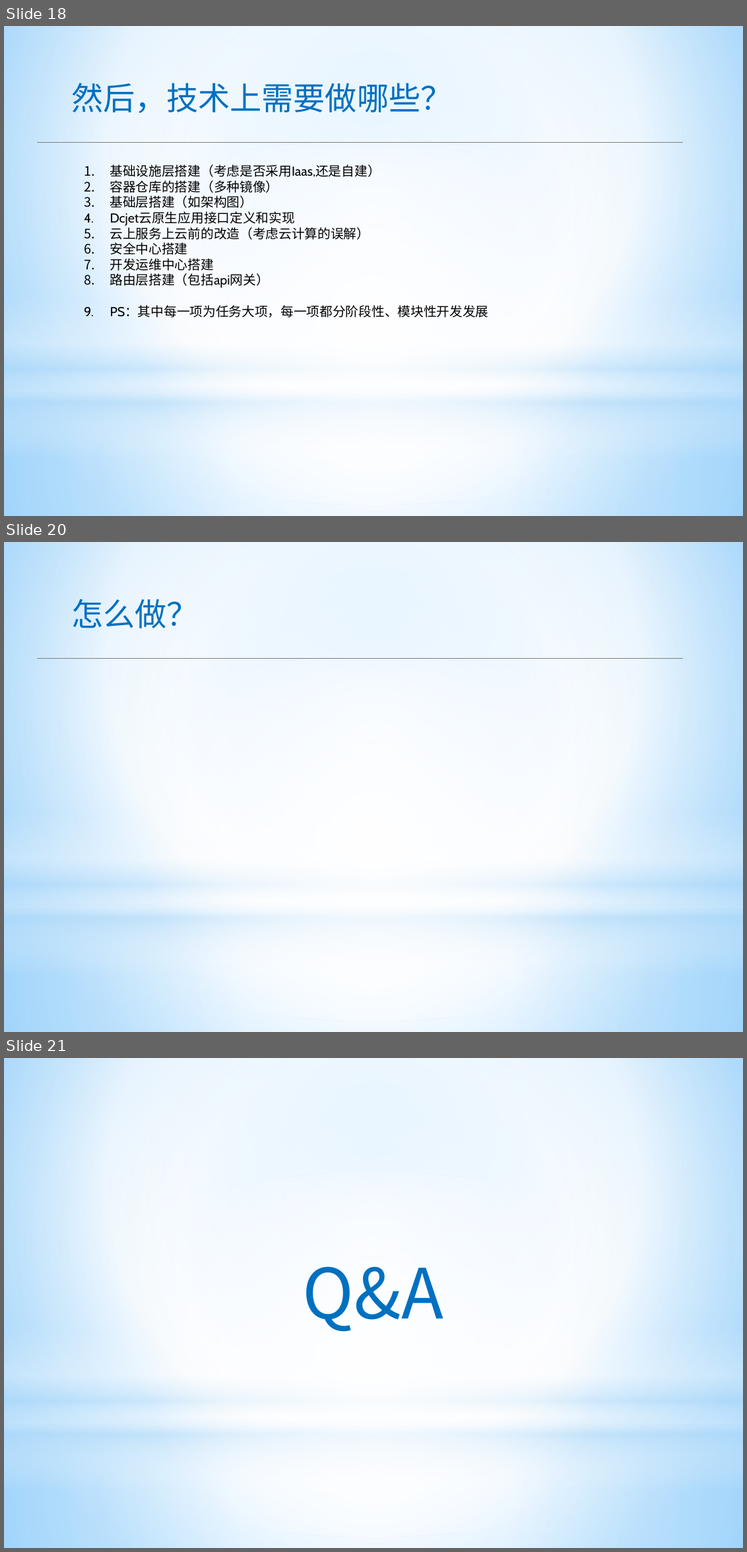
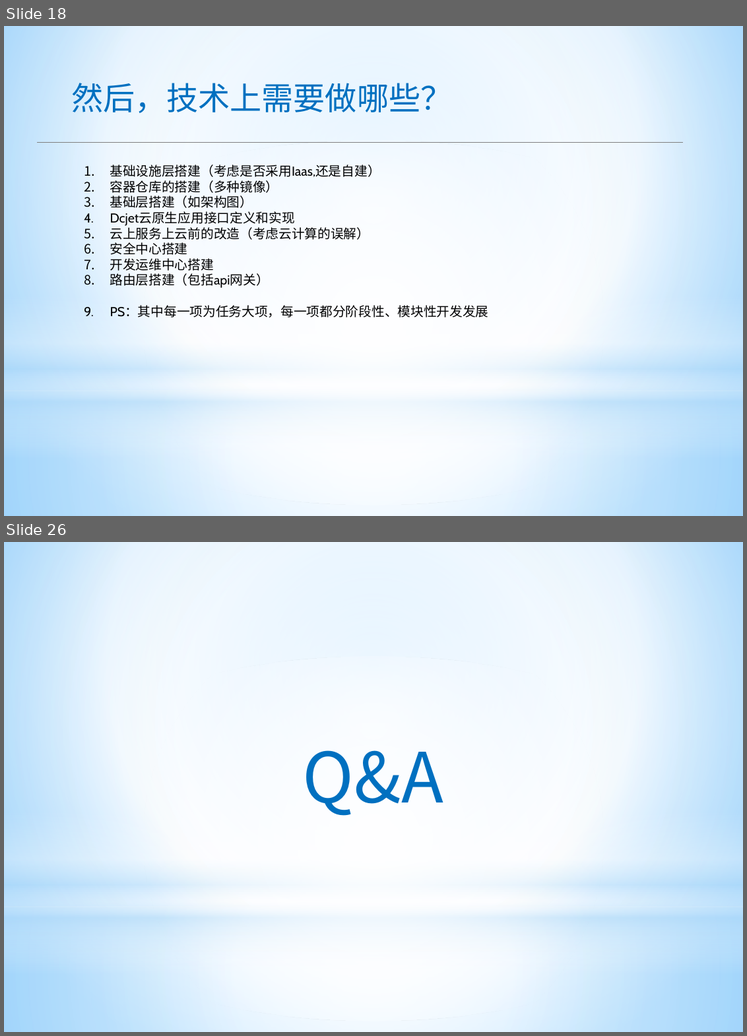
Before and after one commit to apporoad/DesignAndScheme2017, a slide deck: c云服务架构/Saas&Paas架构设计.pptx. Shown one above the other, each under a label of ours: slides 18, 20 and 21 before the commit, slides 18 and 26 after it; the slides between them are not shown. The pictures are 747x1552 and 747x1036 pixels, drawn with LibreOffice and Linux fonts; fonts in the diff are those of the drawing; background and template pictures are left out. Boxes give left, top, right and bottom in pixels: in the first picture for what was removed or moved away, otherwise in the second. Text is boxed around its words. In the diff, an @@ line names an element or a change of style, - is before the commit and + after.

```diff
--- a/c云服务架构/Saas&Paas架构设计.pptx
+++ b/c云服务架构/Saas&Paas架构设计.pptx
@@ slide 20 removed at (4,542,743,1032), background gradient #9ED5FF to #FFFFFF to #5BB9FF; not listed: 4 template elements that a slide beside it also shows @@
@@ text removed at (71,599,198,628) @@
-怎么做？
@@ line removed from (37, 658) to (683, 658) @@
@@ what was slide 21 is now slide 26 @@
```
Also in this commit, not shown: 2 slides changed, 6 slides added.
